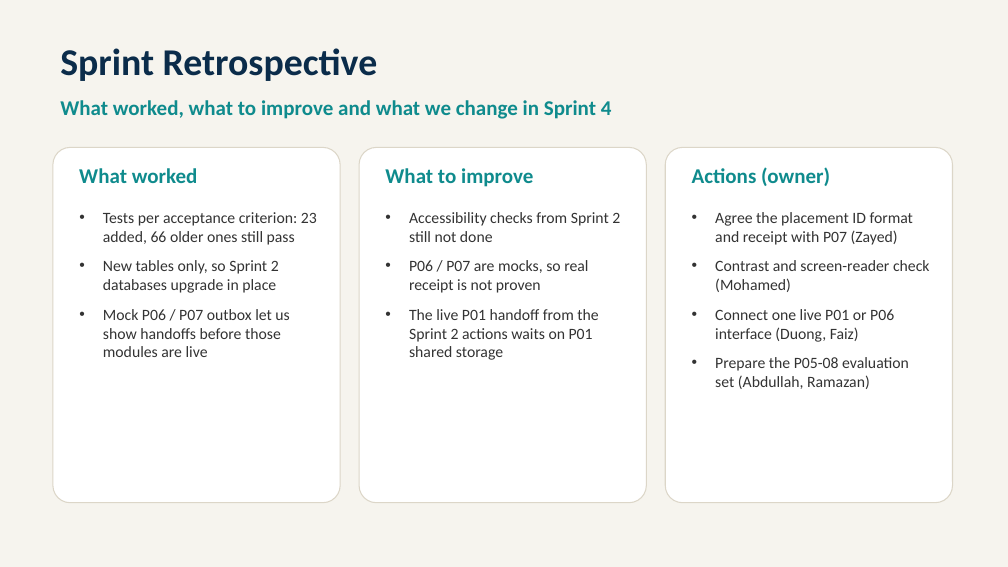
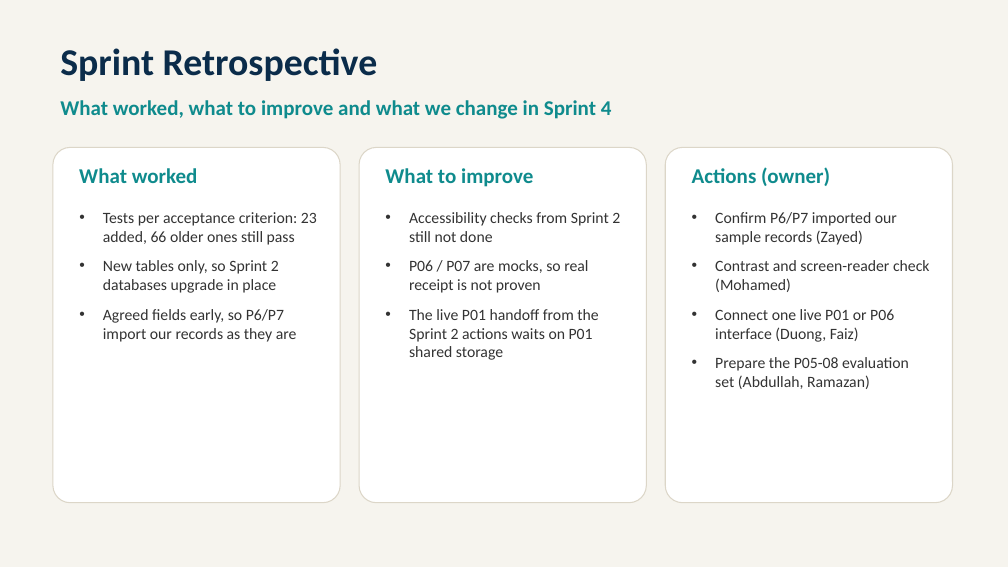
Before and after one commit to faizr206/InternshipPlatformSection2, a slide deck: slide 12 of artifacts/Sprint 3 - S2 Team 3.pptx. Drawn at 1008x567 pixels with LibreOffice and Linux fonts; fonts in the diff are those of the drawing. Boxes give left, top, right and bottom in pixels: in the first picture for what was removed or moved away, otherwise in the second. Text is boxed around its words. In the diff, an @@ line names an element or a change of style, - is before the commit and + after.

```diff
--- a/artifacts/Sprint 3 - S2 Team 3.pptx
+++ b/artifacts/Sprint 3 - S2 Team 3.pptx
@@ text at bbox=[715, 212, 897, 245]: text changed @@
-• Agree the placement ID format and receipt with P07 (Zayed)
+• Confirm P6/P7 imported our sample records (Zayed)
@@ text at bbox=[103, 309, 297, 342]: text changed @@
-• Mock P06 / P07 outbox let us show handoffs before those modules are live
+• Agreed fields early, so P6/P7 import our records as they are
```
Also in this commit, not shown: 2 other slides changed, 12 other files.
